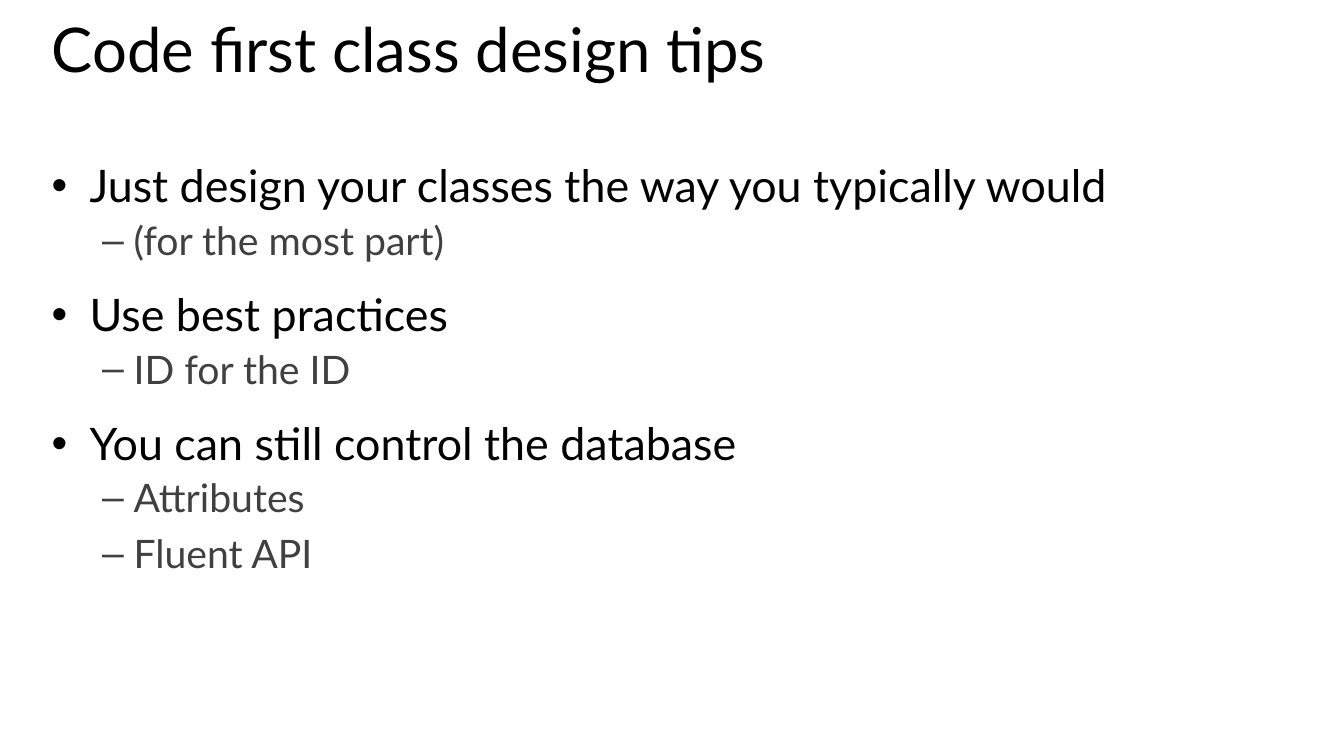
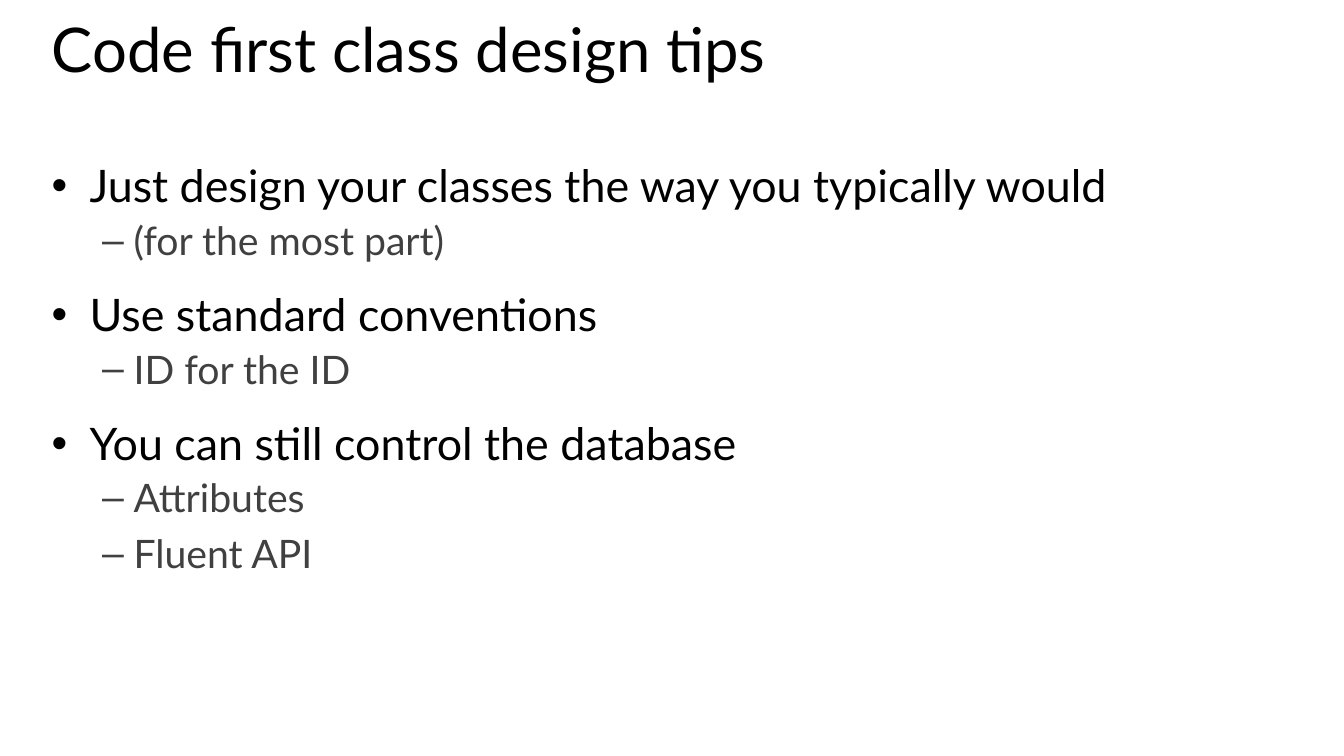
Before and after one commit to xuemiantao/EntityFramework, a slide deck: slide 6 of Slides/02 - Beginning Code First.pptx. Drawn at 1344x756 pixels with LibreOffice and Linux fonts; fonts in the diff are those of the drawing. Boxes give left, top, right and bottom in pixels: in the first picture for what was removed or moved away, otherwise in the second. Text is boxed around its words. In the diff, an @@ line names an element or a change of style, - is before the commit and + after.

```diff
--- a/Slides/02 - Beginning Code First.pptx
+++ b/Slides/02 - Beginning Code First.pptx
@@ text at box(90, 298, 597, 332): text changed @@
-• Use best practices
+• Use standard conventions
```
Also in this commit, not shown: 1 other slide changed.
